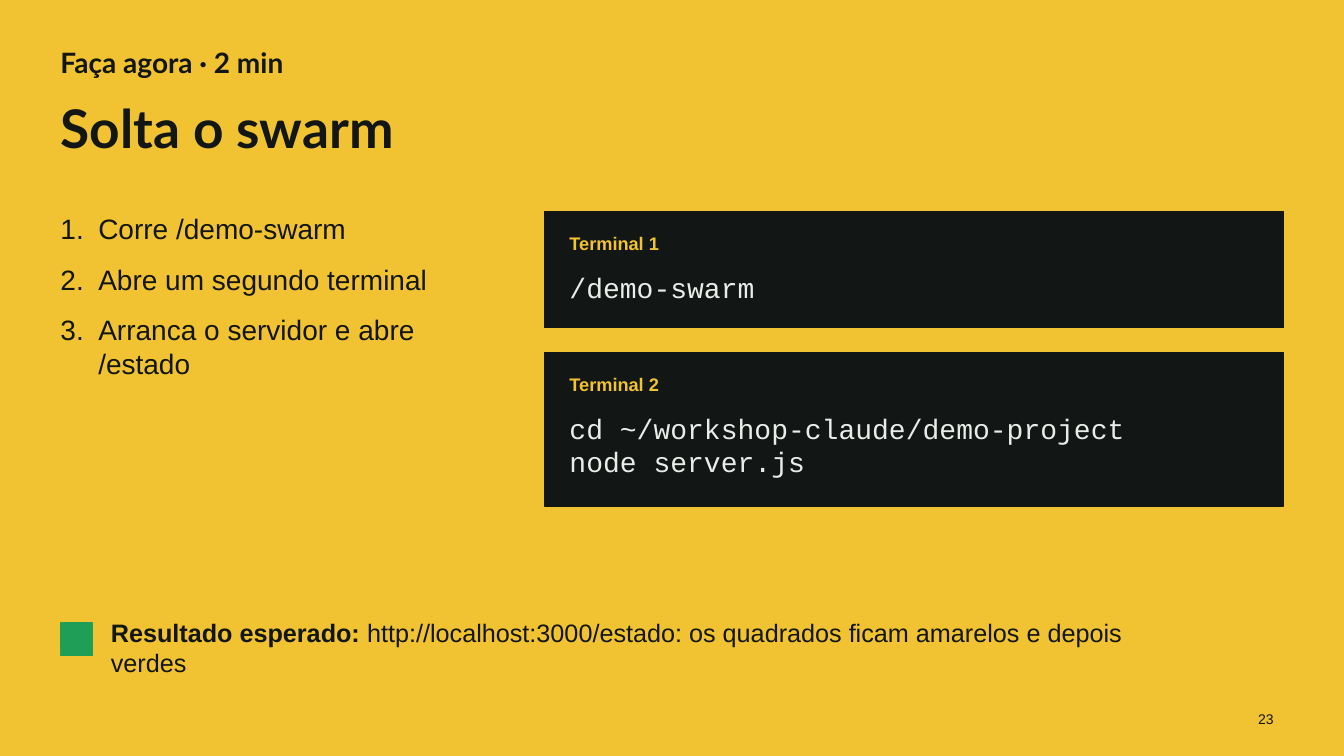
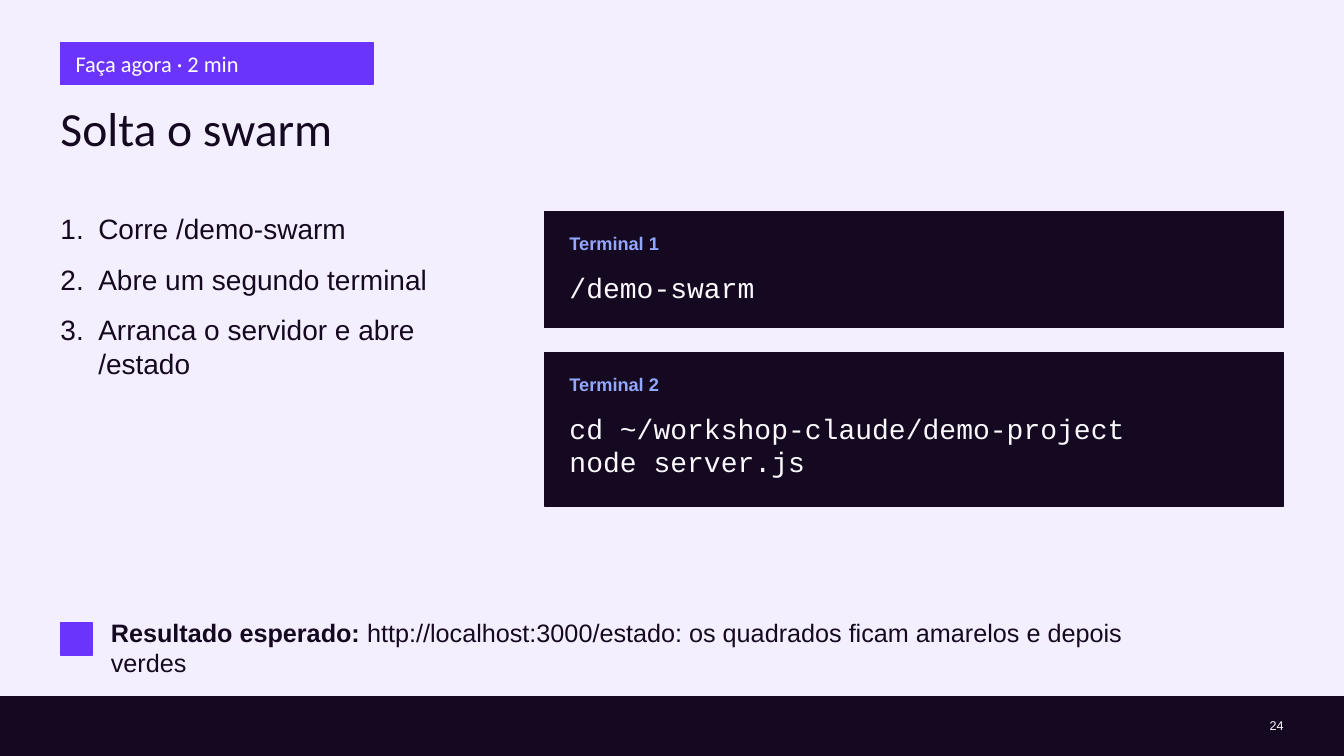
Before and after one commit to cx-guilherme-pinto/workshop-claude, a slide deck: slide 24 of slides/workshop.pptx (slide 23 before the commit). Drawn at 1344x756 pixels with LibreOffice and Linux fonts; fonts in the diff are those of the drawing; background and template pictures are left out. Boxes give left, top, right and bottom in pixels: in the first picture for what was removed or moved away, otherwise in the second. Text is boxed around its words. In the diff, an @@ line names an element or a change of style, - is before the commit and + after.

```diff
--- a/slides/workshop.pptx
+++ b/slides/workshop.pptx
@@ background #F1C232 to #F4EFFE @@
@@ rectangle added at bbox=[60, 42, 373, 85], fill #6B34FD, outline #6B34FD 1 pt @@
@@ text "Faça agora · 2 min": place and size @@
-text "Faça agora · 2 min" at bbox=[60, 52, 283, 78]
+text "Faça agora · 2 min" at bbox=[76, 56, 239, 76]
@@ text "Faça agora · 2 min" at bbox=[76, 56, 239, 76]: size 20 to 16 pt, font Lato to Calibri, text colour #121614 to #FFFFFF, bold off; vertical alignment top to middle @@
@@ title "Solta o swarm" at bbox=[60, 113, 332, 147]: size 38 to 34 pt, font Lato to Calibri, text colour #121614 to #140920, bold off @@
@@ text "Corre /demo-swarm" at bbox=[98, 218, 427, 375]: text colour #121614 to #140920 @@
@@ rectangle at bbox=[544, 212, 1284, 328]: fill #121614 to #140920; outline #121614 1 pt to #140920 1 pt @@
@@ text "Terminal 1" at bbox=[569, 236, 659, 250]: text colour #F1C232 to #93A7FF @@
@@ text "/demo-swarm" at bbox=[569, 278, 754, 299]: text colour #E8EDE9 to #FCF9FE @@
@@ rectangle at bbox=[544, 353, 1284, 506]: fill #121614 to #140920; outline #121614 1 pt to #140920 1 pt @@
@@ text "Terminal 2" at bbox=[569, 377, 659, 391]: text colour #F1C232 to #93A7FF @@
@@ text "cd ~/workshop-claude/demo-project" at bbox=[569, 419, 1125, 478]: text colour #E8EDE9 to #FCF9FE @@
@@ rectangle at bbox=[60, 623, 93, 655]: fill #1E9E57 to #6B34FD; outline #1E9E57 1 pt to #6B34FD 1 pt @@
@@ text "Resultado esperado: http://localhost:3000/estado: os quadrad ..." at bbox=[111, 623, 1122, 673]: text colour #121614 to #140920 @@
@@ rectangle added at bbox=[0, 698, 1344, 756], fill #140920, outline #140920 1 pt @@
@@ page number removed at bbox=[1258, 714, 1274, 724] @@
-23
@@ page number added at bbox=[1270, 721, 1284, 730], 9 pt, text #FCF9FE @@
+24
```
Also in this commit, not shown: 39 other slides changed, 6 slides added, 5 slides removed, 23 other files.
